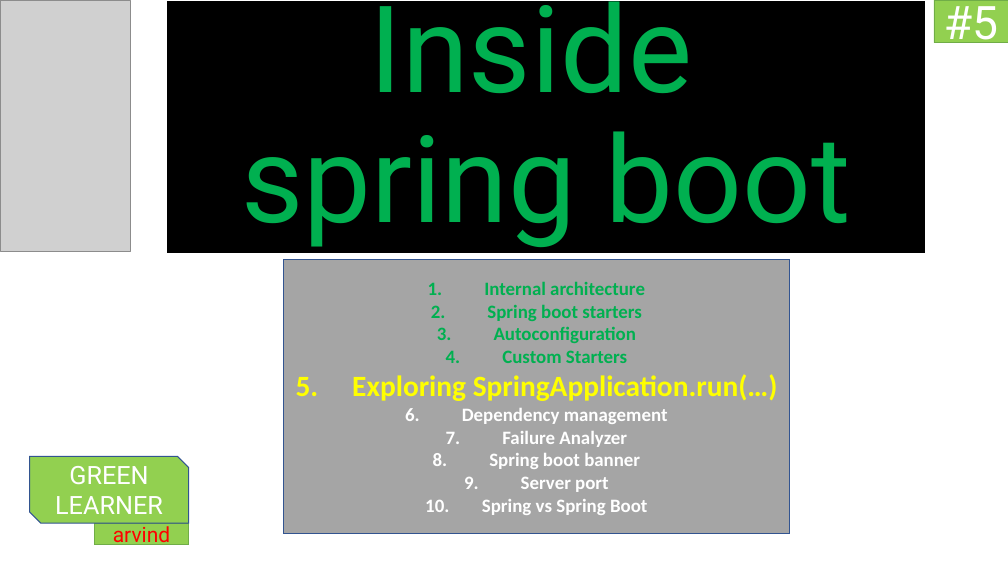
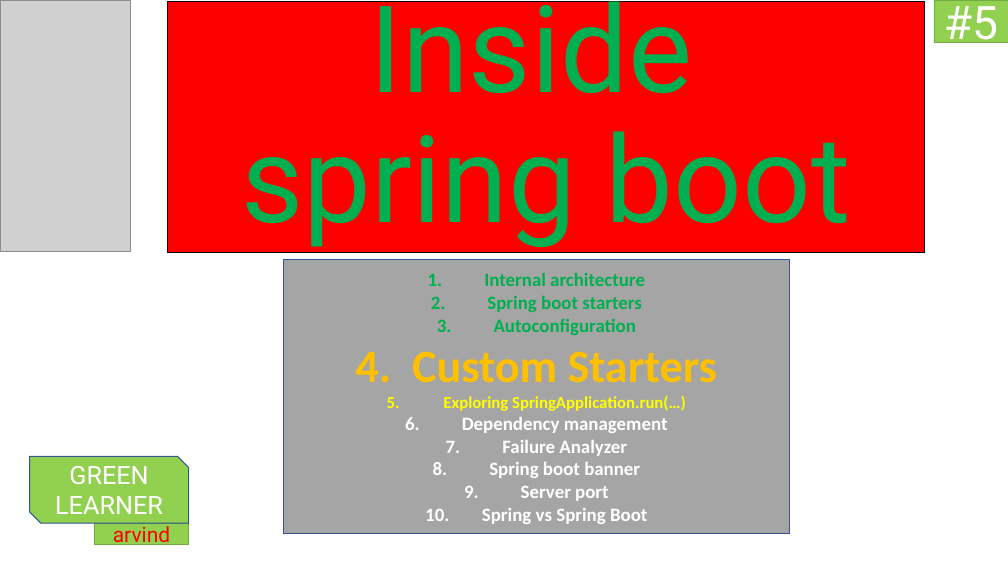
Before and after one commit to codefarm0/Inside-Spring-Boot, a slide deck: slide 12 of Inside spring boot.pptx (slide 14 before the commit). Drawn at 1008x567 pixels with LibreOffice and Linux fonts; fonts in the diff are those of the drawing; grey boxes stand for pictures; background and template pictures are left out. Boxes give left, top, right and bottom in pixels: in the first picture for what was removed or moved away, otherwise in the second. Text is boxed around its words. In the diff, an @@ line names an element or a change of style, - is before the commit and + after.

```diff
--- a/Inside spring boot.pptx
+++ b/Inside spring boot.pptx
@@ title "Inside spring boot" at (x1=168, y1=2, x2=925, y2=253): fill #000000 to #FF0000 @@
@@ text in rectangle at (x1=412, y1=351, x2=717, y2=411): size 18 to 44 pt, text colour #00B050 to #FFC000 in "Custom Starters"; size 28 to 16 pt in "Exploring SpringApplication.run(…)" @@
```
Also in this commit, not shown: 5 other slides changed, 1 slide added, 19 other files.
